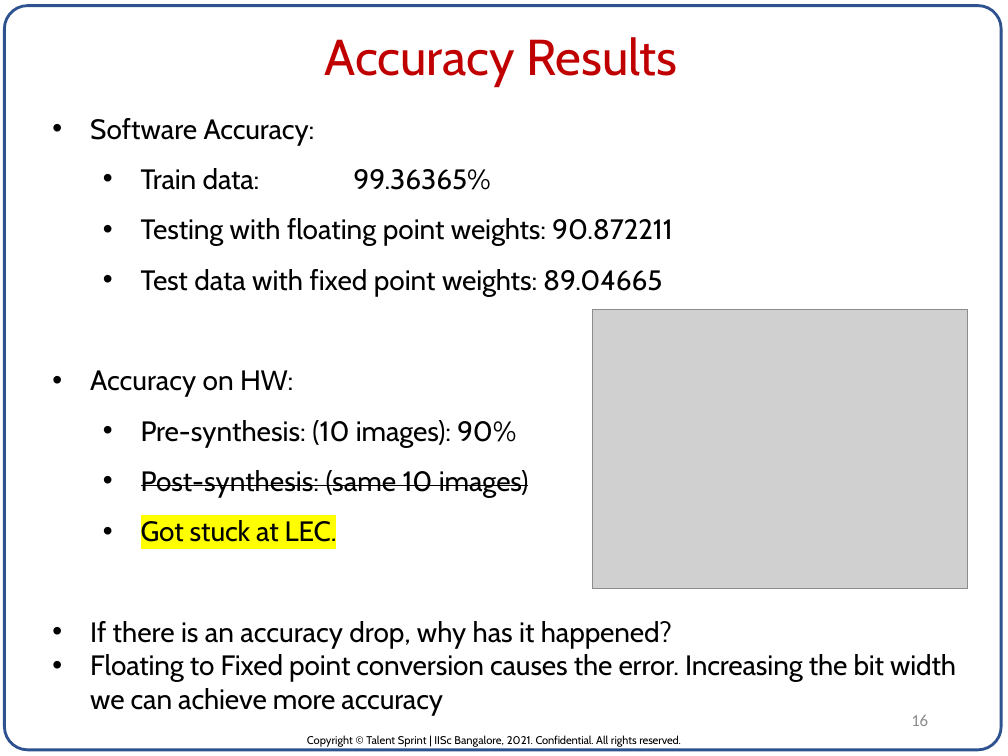
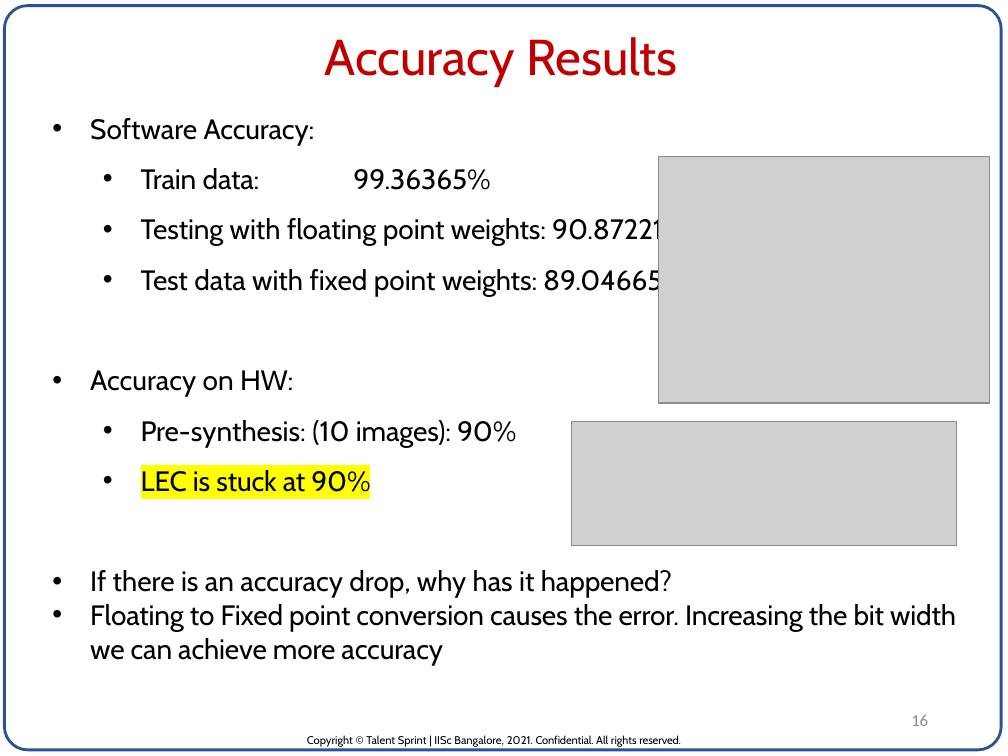
Before and after one commit to pvrajeshkumar/IISC_DVLSI_ML_Project, a slide deck: slide 16 of Project_Report/ASIC for Neural Network inference_P_V_Rajesh_Kumar.pptx. Drawn at 1008x756 pixels with LibreOffice and Linux fonts; fonts in the diff are those of the drawing; grey boxes stand for pictures. Boxes give left, top, right and bottom in pixels: in the first picture for what was removed or moved away, otherwise in the second. Text is boxed around its words. In the diff, an @@ line names an element or a change of style, - is before the commit and + after.

```diff
--- a/Project_Report/ASIC for Neural Network inference_P_V_Rajesh_Kumar.pptx
+++ b/Project_Report/ASIC for Neural Network inference_P_V_Rajesh_Kumar.pptx
@@ picture: place and size @@
-picture at box(592, 309, 968, 589)
+picture at box(658, 157, 989, 403)
@@ picture added at box(572, 422, 957, 546) @@
@@ text at box(141, 470, 370, 492): text changed @@
-  • Post-synthesis: (same 10 images)
-  • Got stuck at LEC.
+  • LEC is stuck at 90%
```
Also in this commit, not shown: 2 other slides changed, 4 other files.
